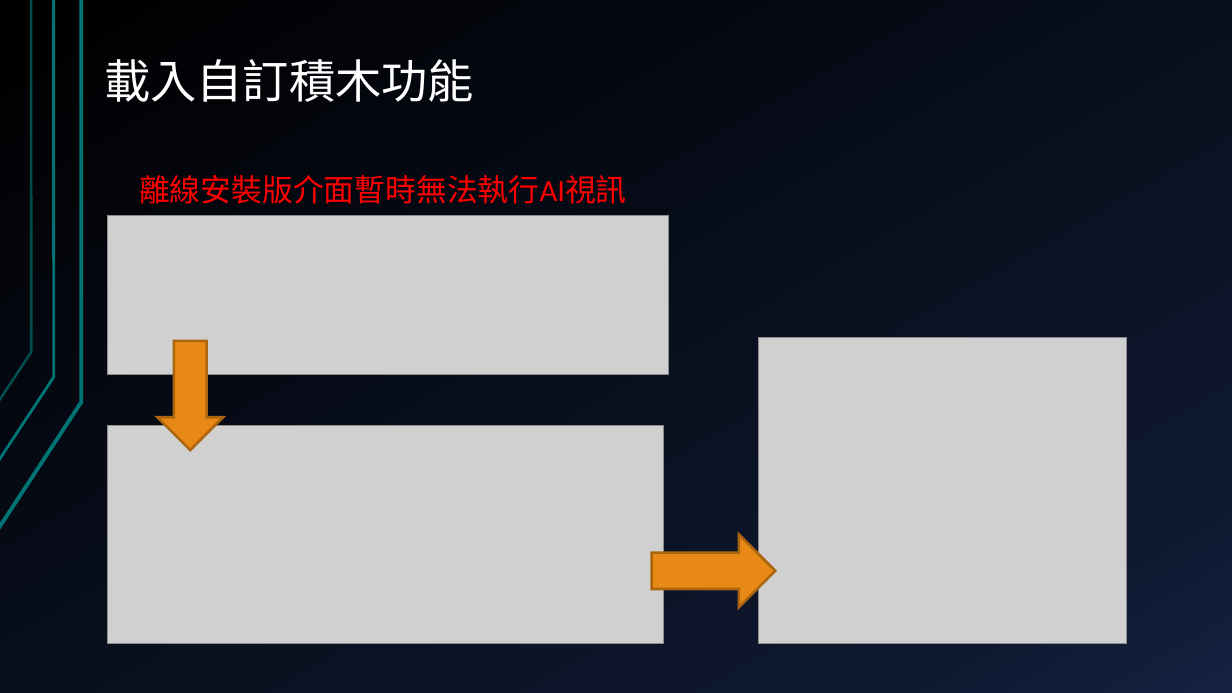
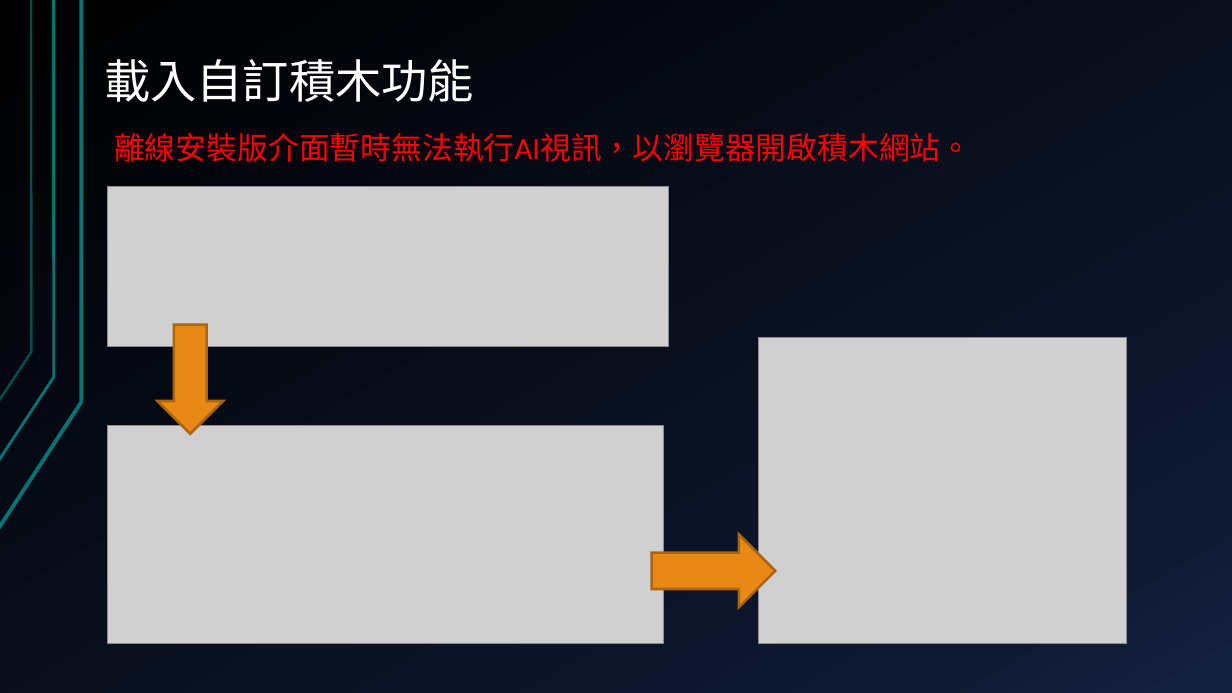
Before and after one commit to deltacod/Workshop, a slide deck: slide 16 of 2019.12.20_esp32-cam/ESP32-CAM-AI影像辨識應用.pptx (slide 32 before the commit). Drawn at 1232x693 pixels with LibreOffice and Linux fonts; fonts in the diff are those of the drawing; grey boxes stand for pictures. Boxes give left, top, right and bottom in pixels: in the first picture for what was removed or moved away, otherwise in the second. Text is boxed around its words. In the diff, an @@ line names an element or a change of style, - is before the commit and + after.

```diff
--- a/2019.12.20_esp32-cam/ESP32-CAM-AI影像辨識應用.pptx
+++ b/2019.12.20_esp32-cam/ESP32-CAM-AI影像辨識應用.pptx
@@ text at bbox=[114, 133, 971, 162]: text changed @@
-離線安裝版介面暫時無法執行AI視訊
+離線安裝版介面暫時無法執行AI視訊，以瀏覽器開啟積木網站。
@@ picture: place and size @@
-picture at bbox=[108, 215, 668, 375]
+picture at bbox=[108, 187, 668, 347]
@@ down arrow: place and size @@
-down arrow at bbox=[157, 341, 223, 450]
+down arrow at bbox=[157, 324, 223, 433]
```
Also in this commit, not shown: 7 other slides changed, 1 slide removed, 1 other file.
